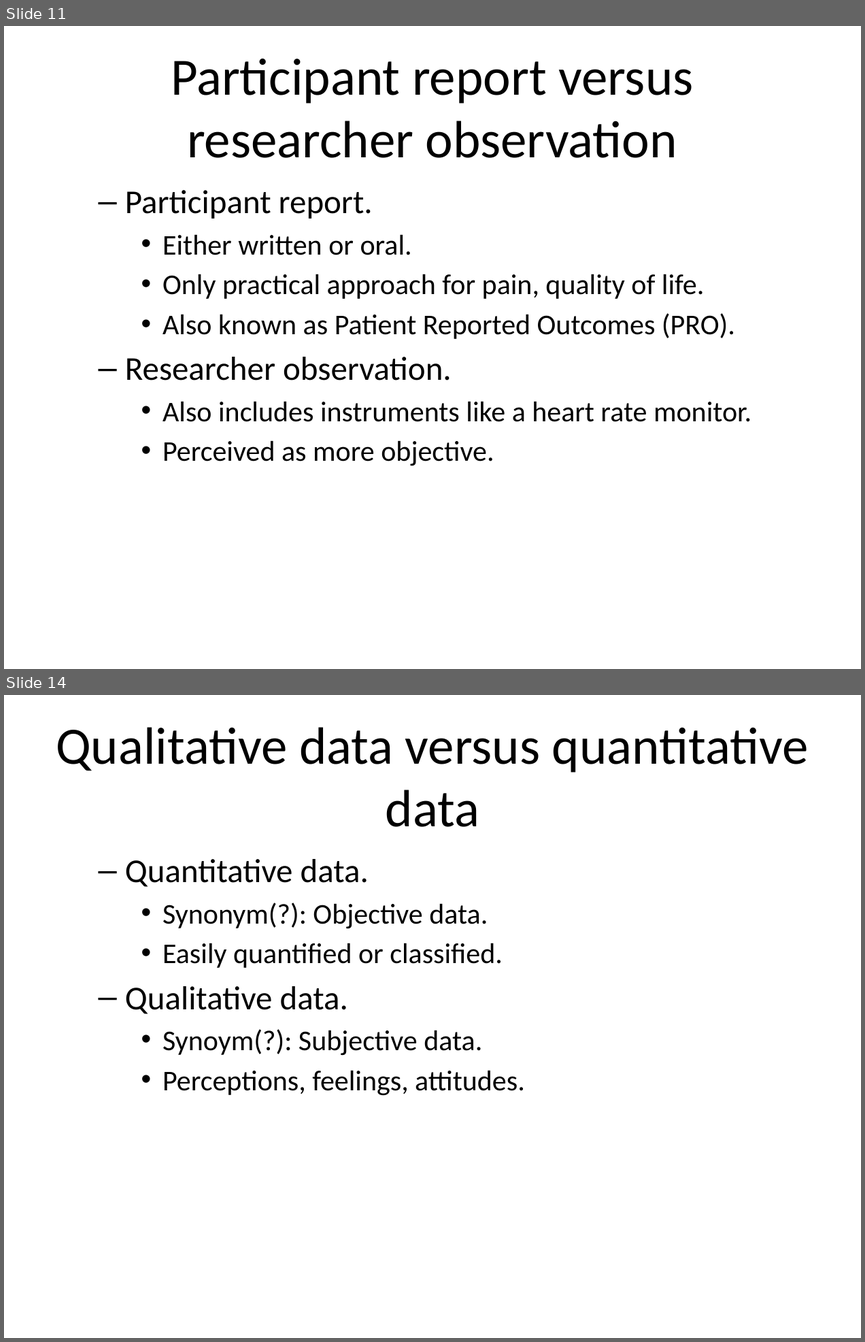
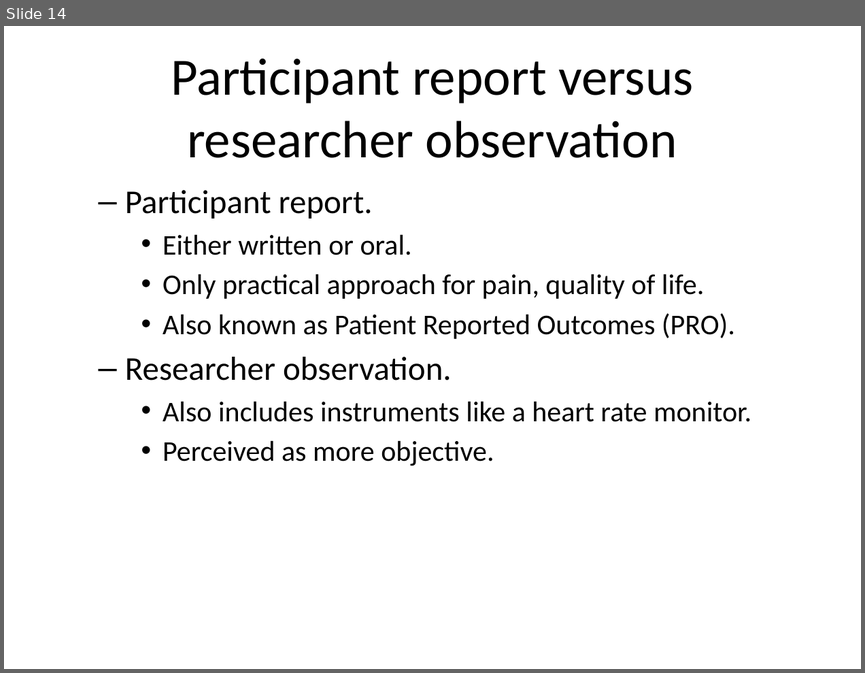
Before and after one commit to pmean/classes, a slide deck: clinical-research-methodology/results/video01-introduction.pptx. Shown one above the other, each under a label of ours: slides 11 and 14 before the commit, slide 14 after it; the slides between them are not shown. The pictures are 865x1342 and 865x673 pixels, drawn with LibreOffice and Linux fonts; fonts in the diff are those of the drawing. Boxes give left, top, right and bottom in pixels: in the first picture for what was removed or moved away, otherwise in the second. Text is boxed around its words. In the diff, an @@ line names an element or a change of style, - is before the commit and + after.

```diff
--- a/clinical-research-methodology/results/video01-introduction.pptx
+++ b/clinical-research-methodology/results/video01-introduction.pptx
@@ slide 14 removed at <box>4,695,861,1338</box>, background #FFFFFF @@
@@ title removed at <box>56,727,808,827</box> @@
-Qualitative data versus quantitative data
@@ text removed at <box>125,859,525,1096</box> @@
-  – Quantitative data.
-    • Synonym(?): Objective data.
-    • Easily quantified or classified.
-  – Qualitative data.
-    • Synoym(?): Subjective data.
-    • Perceptions, feelings, attitudes.
@@ what was slide 11 is now slide 14 @@
```
Also in this commit, not shown: 6 slides changed, 2 slides added, 2 other files.
